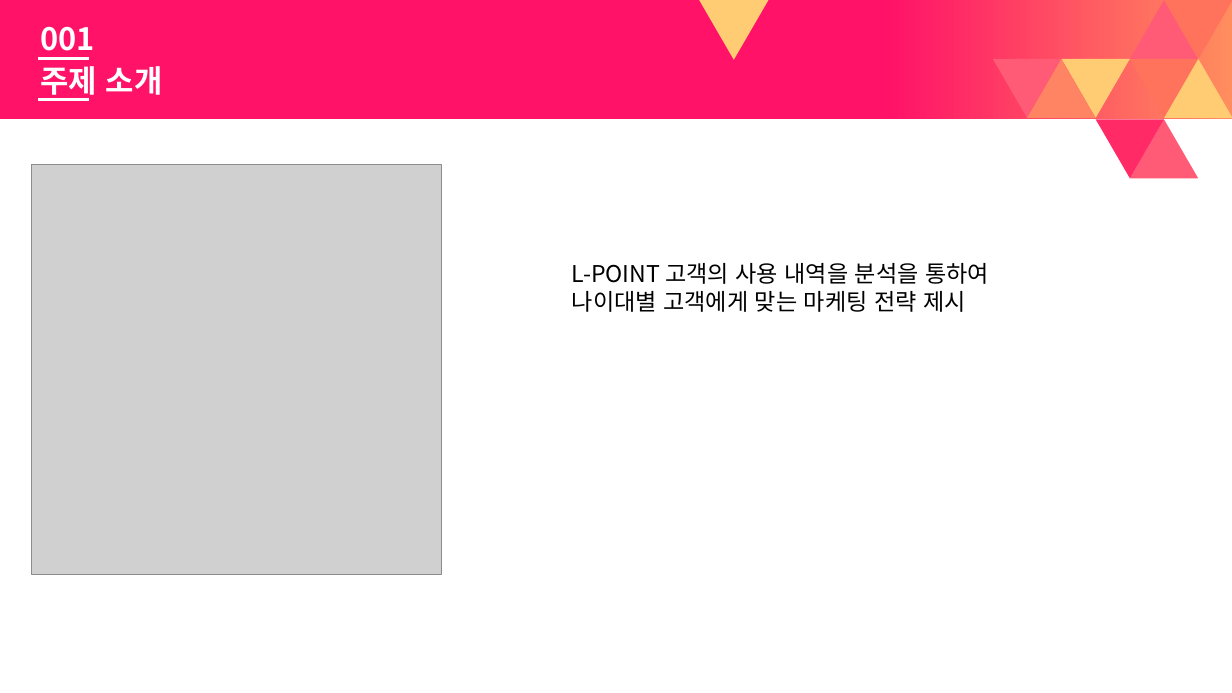
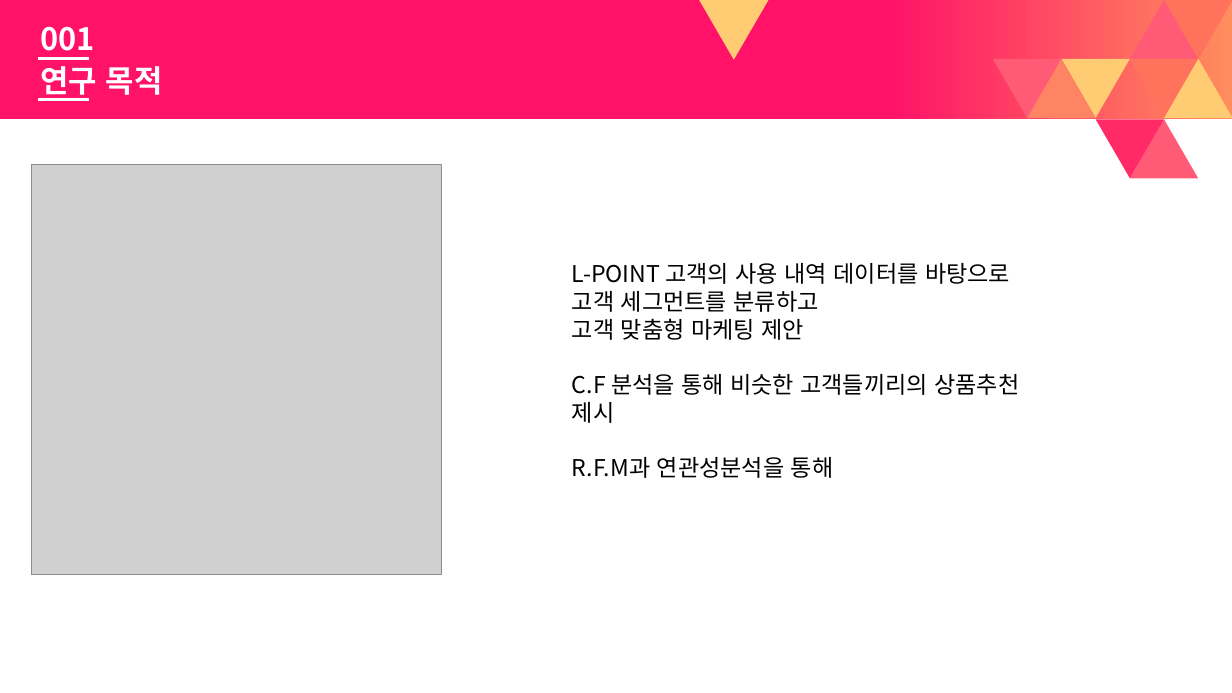
Before and after one commit to vlufoot/smu_team_6, a slide deck: slide 3 of 빅데이터 Presentation darft.pptx. Drawn at 1232x693 pixels with LibreOffice and Linux fonts; fonts in the diff are those of the drawing; grey boxes stand for pictures. Boxes give left, top, right and bottom in pixels: in the first picture for what was removed or moved away, otherwise in the second. Text is boxed around its words. In the diff, an @@ line names an element or a change of style, - is before the commit and + after.

Commit message:
Add files via upload
피피티 진영오빠꺼 정리좀 하구 뒤에 승원님이 분석하신 자료 올렸어요

```diff
--- a/빅데이터 Presentation darft.pptx
+++ b/빅데이터 Presentation darft.pptx
@@ text at <box>40,66,163,101</box>: text changed @@
-주제 소개
+연구 목적
@@ text at <box>572,263,1019,478</box>: text changed @@
-L-POINT 고객의 사용 내역을 분석을 통하여
-나이대별 고객에게 맞는 마케팅 전략 제시
+L-POINT 고객의 사용 내역 데이터를 바탕으로 고객 세그먼트를 분류하고
+고객 맞춤형 마케팅 제안
+C.F 분석을 통해 비슷한 고객들끼리의 상품추천 제시
+R.F.M과 연관성분석을 통해
```
Also in this commit, not shown: 17 other slides changed, 13 slides added.
